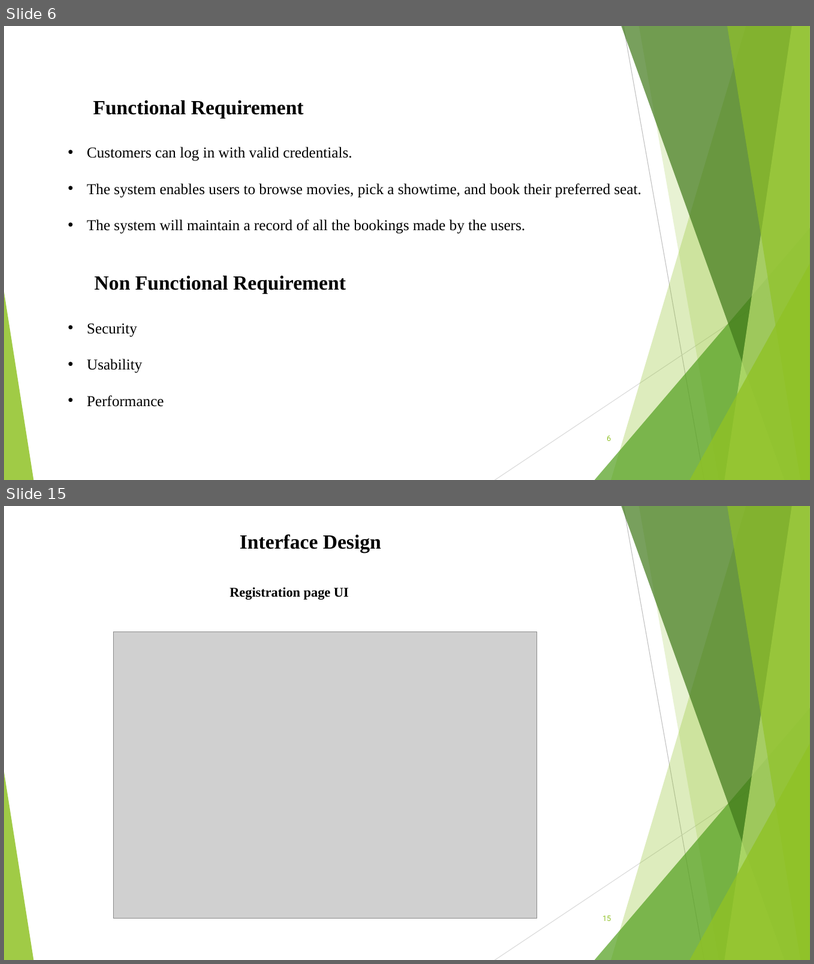
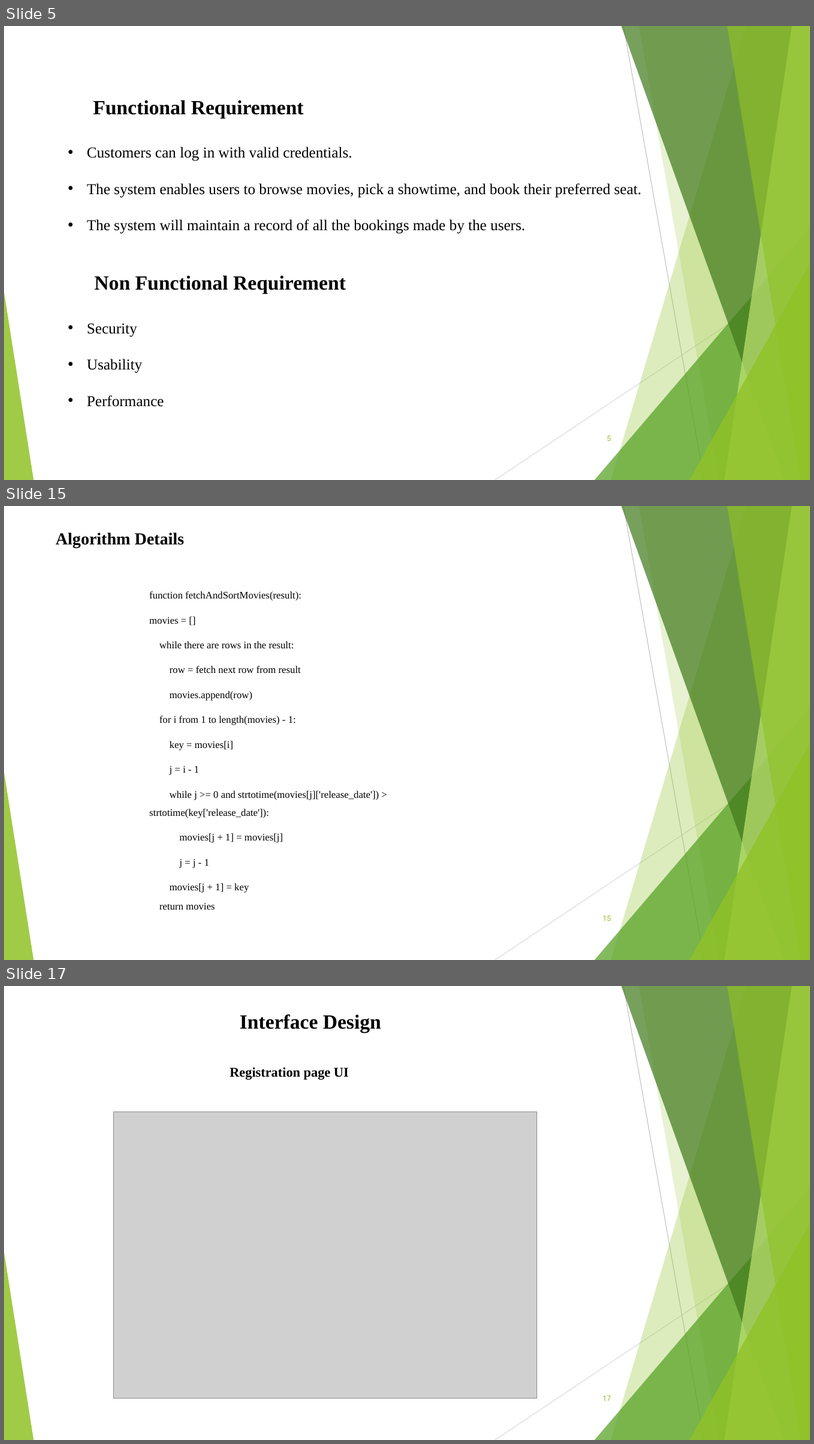
Before and after one commit to nepal4972/Movie_Ticket_Booking_SixthSemProject, a slide deck: documentation/MTB.pptx. Shown one above the other, each under a label of ours: slides 6 and 15 before the commit, slides 5, 15 and 17 after it; the slides between them are not shown. The pictures are 814x964 and 814x1444 pixels, drawn with LibreOffice and Linux fonts; fonts in the diff are those of the drawing; grey boxes stand for pictures. Boxes give left, top, right and bottom in pixels: in the first picture for what was removed or moved away, otherwise in the second. Text is boxed around its words. In the diff, an @@ line names an element or a change of style, - is before the commit and + after.

```diff
--- a/documentation/MTB.pptx
+++ b/documentation/MTB.pptx
@@ slide 15 added at [4,506,810,960], background #FFFFFF; not listed: 10 template elements that a slide beside it also shows @@
@@ text added at [56,532,184,548], 20 pt, text #000000, bold @@
+  Algorithm Details
@@ text added at [149,591,379,909], 12 pt, text #000000 @@
+function fetchAndSortMovies(result):
+movies = []
+while there are rows in the result:
+row = fetch next row from result
+movies.append(row)
+for i from 1 to length(movies) - 1:
+key = movies[i]
+j = i - 1
+while j >= 0 and strtotime(movies[j]['release_date']) > strtotime(key['release_date']):
+movies[j + 1] = movies[j]
+j = j - 1
+movies[j + 1] = key
+return movies
@@ page number added at [603,915,611,921], 9 pt, text #90C226 @@
+15
@@ what was slide 6 is now slide 5 @@
@@ page number at [607,435,611,441]: text changed @@
-6
+5
@@ what was slide 15 is now slide 17 @@
@@ page number at [603,1395,611,1401]: text changed @@
-15
+17
```
Also in this commit, not shown: 7 slides changed, 5 other slides added, 5 slides removed, 5 other files.
